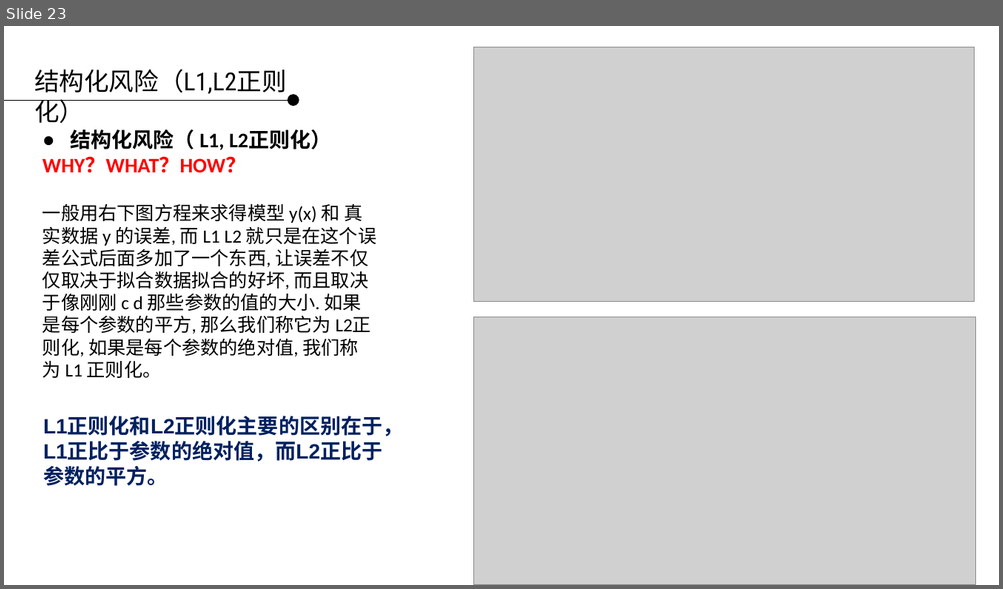
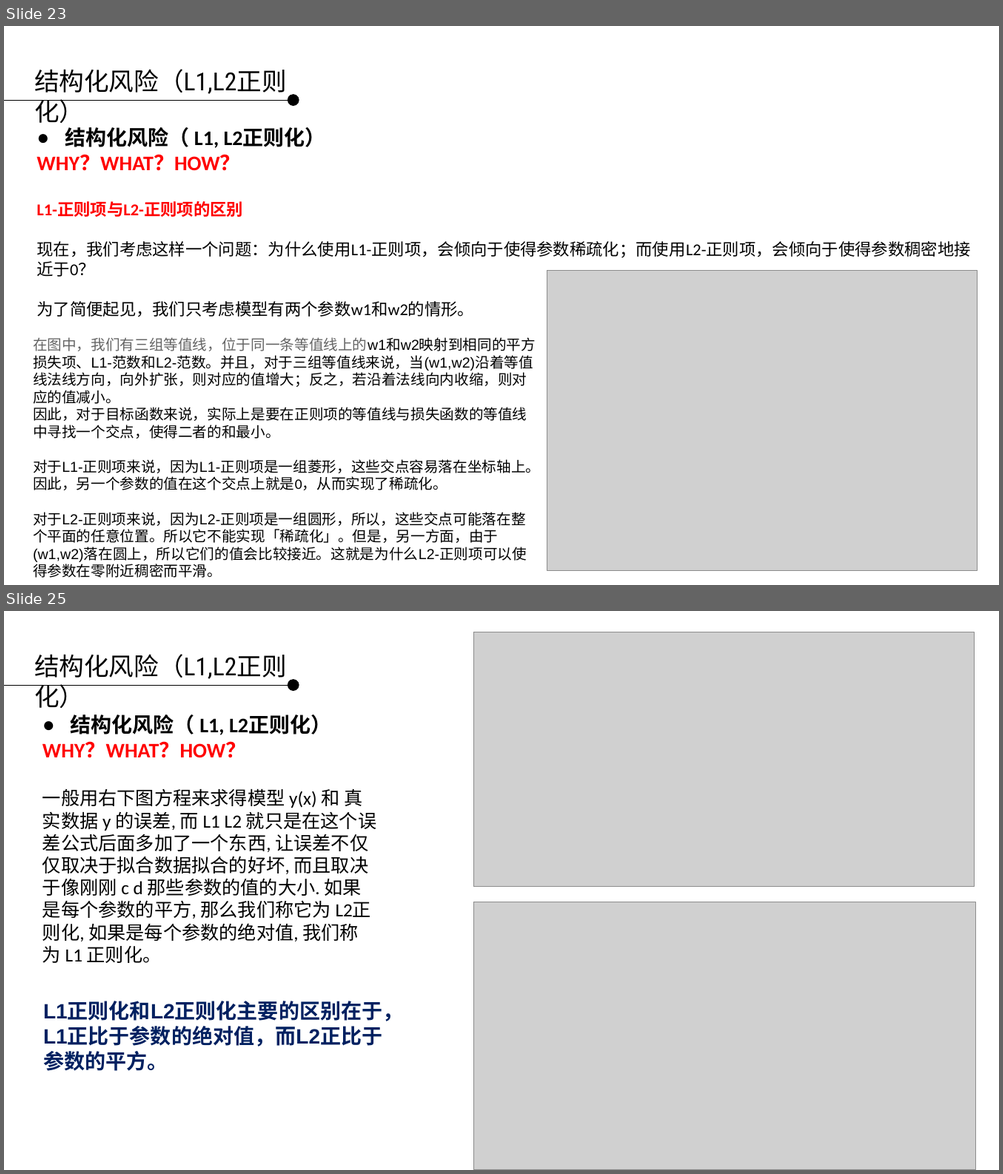
Before and after one commit to applepip/Big_Data, a slide deck: 产品大数据分析与建模/大数据分析与建模 - 函数与概念 第二-2讲 - 补充.pptx. Shown one above the other, each under a label of ours: slide 23 before the commit, slides 23 and 25 after it; the slides between them are not shown. The pictures are 1003x589 and 1003x1174 pixels, drawn with LibreOffice and Linux fonts; fonts in the diff are those of the drawing; grey boxes stand for pictures; background and template pictures are left out. Boxes give left, top, right and bottom in pixels: in the first picture for what was removed or moved away, otherwise in the second. Text is boxed around its words. In the diff, an @@ line names an element or a change of style, - is before the commit and + after.

```diff
--- a/产品大数据分析与建模/大数据分析与建模 - 函数与概念 第二-2讲 - 补充.pptx
+++ b/产品大数据分析与建模/大数据分析与建模 - 函数与概念 第二-2讲 - 补充.pptx
@@ slide 23 added at box(4, 26, 999, 585), background picture (left out) @@
@@ text added at box(34, 69, 287, 94), 24 pt, text #000000 @@
+结构化风险（L1,L2正则化）
@@ line added from (4, 100) to (287, 100), #000000 0.75 pt @@
@@ ellipse added at box(287, 95, 299, 107), fill #000000 @@
@@ text added at box(37, 127, 970, 318), 16 pt, text #000000 @@
+● 结构化风险（ L1, L2正则化）
+WHY？WHAT？HOW？
+L1-正则项与L2-正则项的区别
+现在，我们考虑这样一个问题：为什么使用L1-正则项，会倾向于使得参数稀疏化；而使用L2-正则项，会倾向于使得参数稠密地接近于0？
+为了简便起见，我们只考虑模型有两个参数w1和w2的情形。
@@ picture added at box(546, 271, 977, 571) @@
@@ text added at box(33, 338, 540, 578), 14 pt, text #000000 @@
+在图中，我们有三组等值线，位于同一条等值线上的w1和w2映射到相同的平方损失项、L1-范数和L2-范数。并且，对于三组等值线来说，当(w1,w2)沿着等值线法线方向，向外扩张，则对应的值增大；反之，若沿着法线向内收缩，则对应的值减小。
+因此，对于目标函数来说，实际上是要在正则项的等值线与损失函数的等值线中寻找一个交点，使得二者的和最小。
+对于L1-正则项来说，因为L1-正则项是一组菱形，这些交点容易落在坐标轴上。因此，另一个参数的值在这个交点上就是0，从而实现了稀疏化。
+对于L2-正则项来说，因为L2-正则项是一组圆形，所以，这些交点可能落在整个平面的任意位置。所以它不能实现「稀疏化」。但是，另一方面，由于(w1,w2)落在圆上，所以它们的值会比较接近。这就是为什么L2-正则项可以使得参数在零附近稠密而平滑。
@@ what was slide 23 is now slide 25 @@
```
Also in this commit, not shown: 1 slide changed, 1 other slide added.
